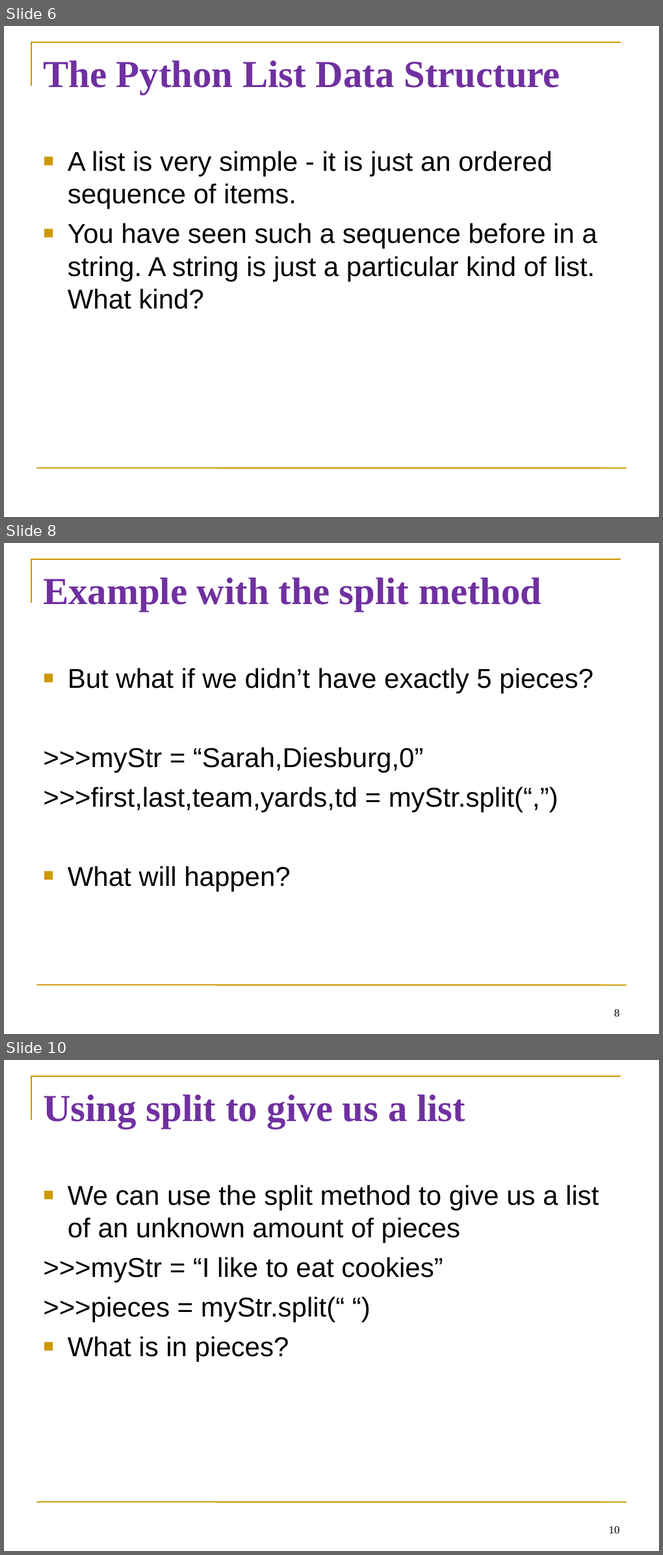
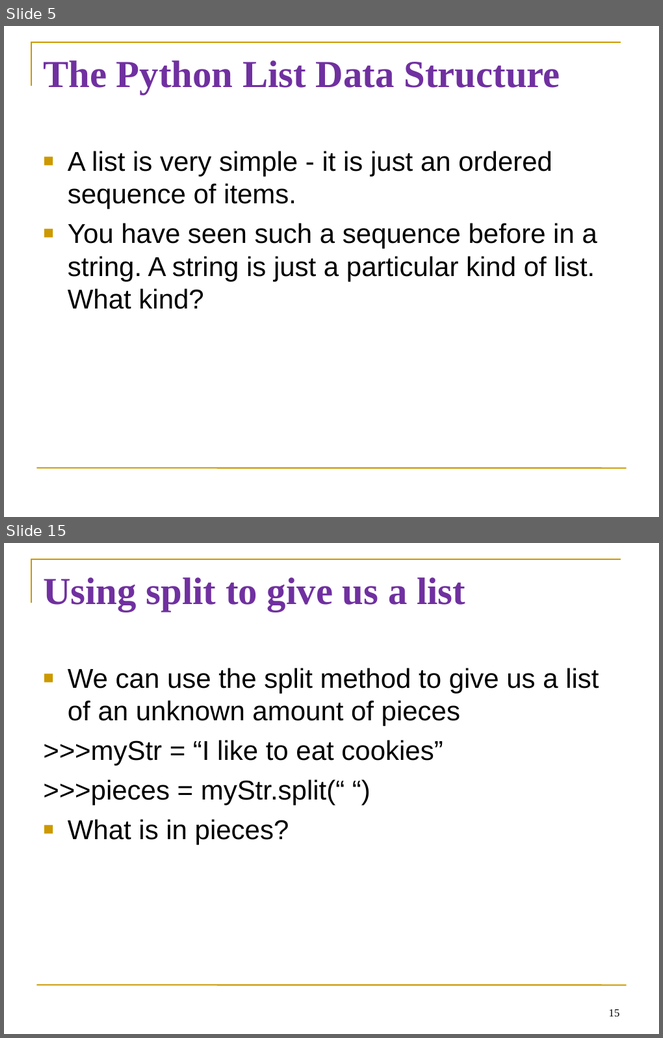
Before and after one commit to diesburg/teaching-intro-to-python-fall-2024, a slide deck: sessions/s26/s26.ppt. Shown one above the other, each under a label of ours: slides 6, 8 and 10 before the commit, slides 5 and 15 after it; the slides between them are not shown. The pictures are 663x1555 and 663x1038 pixels, drawn with LibreOffice and Linux fonts; fonts in the diff are those of the drawing. Boxes give left, top, right and bottom in pixels: in the first picture for what was removed or moved away, otherwise in the second. Text is boxed around its words. In the diff, an @@ line names an element or a change of style, - is before the commit and + after.

```diff
--- a/sessions/s26/s26.ppt
+++ b/sessions/s26/s26.ppt
@@ slide 8 removed at bbox=[4, 543, 659, 1034], background #FFFFFF; not listed: 2 template elements that a slide beside it also shows @@
@@ title removed at bbox=[43, 577, 542, 611] @@
-Example with the split method
@@ text removed at bbox=[43, 668, 594, 891] @@
-■ But what if we didn’t have exactly 5 pieces?
->>>myStr = “Sarah,Diesburg,0”
->>>first,last,team,yards,td = myStr.split(“,”)
-■ What will happen?
@@ page number removed at bbox=[614, 1010, 620, 1017] @@
-8
@@ what was slide 6 is now slide 5 @@
@@ what was slide 10 is now slide 15 @@
@@ page number at bbox=[609, 1010, 620, 1017]: text changed @@
-10
+15
```
Also in this commit, not shown: 3 slides changed, 2 other slides removed, 28 other files.
